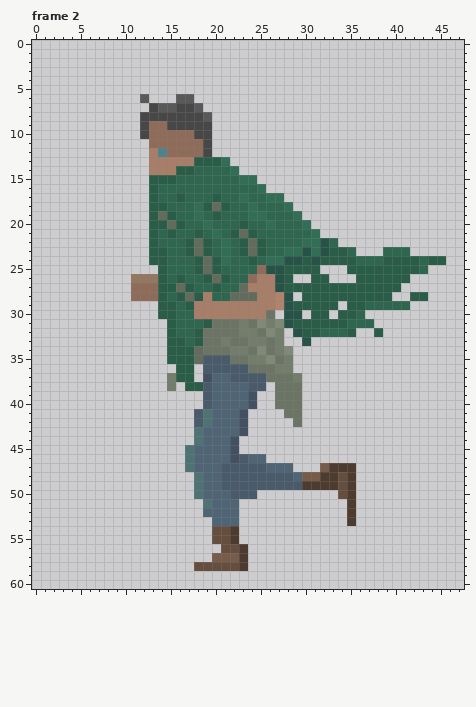
Pixel-art file: Todo/Arte/Player/runningL.ase. That is the earlier state.
48x61 pixels, 8 frames. Colours within 5 levels of each other are drawn and written as one. Shown: frame 2. The commit also changed other frames, which this record leaves out.
Now the later version:
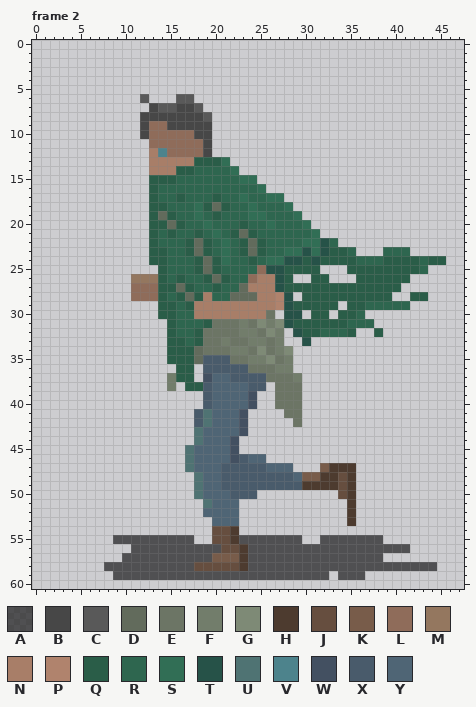
Palette (. is transparent): A #0000009b  B #474747  C #595959  D #626b5c  E #6c7565  F #727d6b  G #7e8a76  H #4d3b2f  J #664e3f  K #785c4a  L #8f6c5a  M #94775f  N #a87e68  P #b0836d  Q #2a5d48  R #2e664f  S #316e55  T #265248  U #4f7373  V #4d838c  W #435061  X #495b6b  Y #4f6575
Change:
layer "sombra" added
Frame 2, layer "sombra":
The author put colour A in row 55 at x 9 to 17, 23 to 29 and 32 to 38; in row 56 at x 11 to 20 and 24 to 41; in row 57 at x 10 to 19 and 24 to 38; in row 58 at x 8 to 17 and 24 to 44; in row 59 at x 9 to 32 and 34 to 36.
Changed places in both pictures, as pixel boxes (x1, y1, x2, y2):
added: (104, 535, 437, 580)
